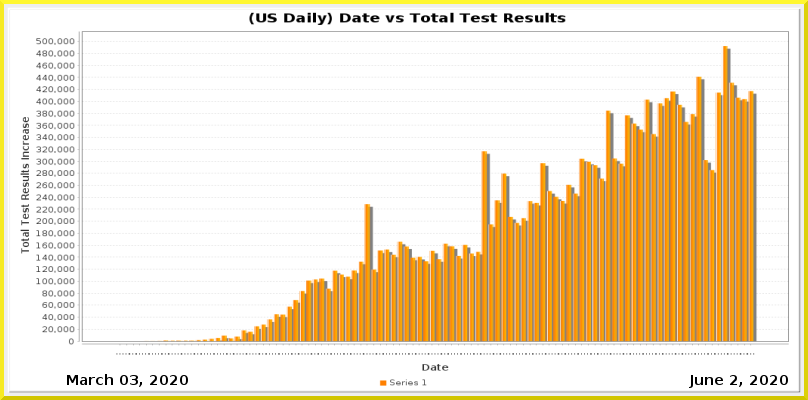
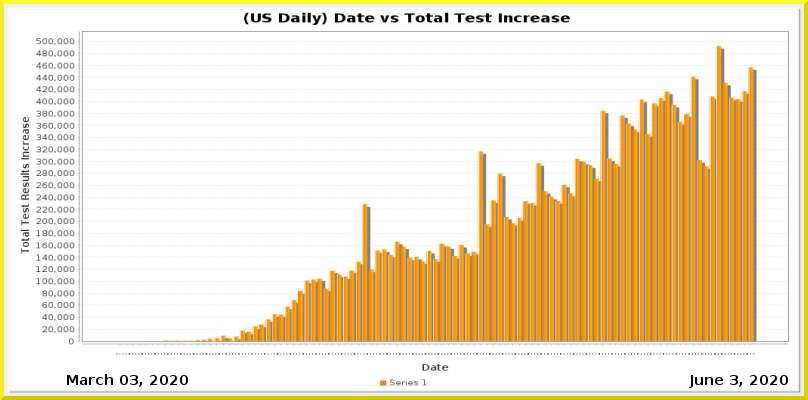
Before/after of a 808×400 layered artwork. What changed in the layer stack:
painted on "Current Date" over [730, 375, 738, 385]
painted on "Date_vs_TestIncrease.png" over [132, 12, 757, 355]
